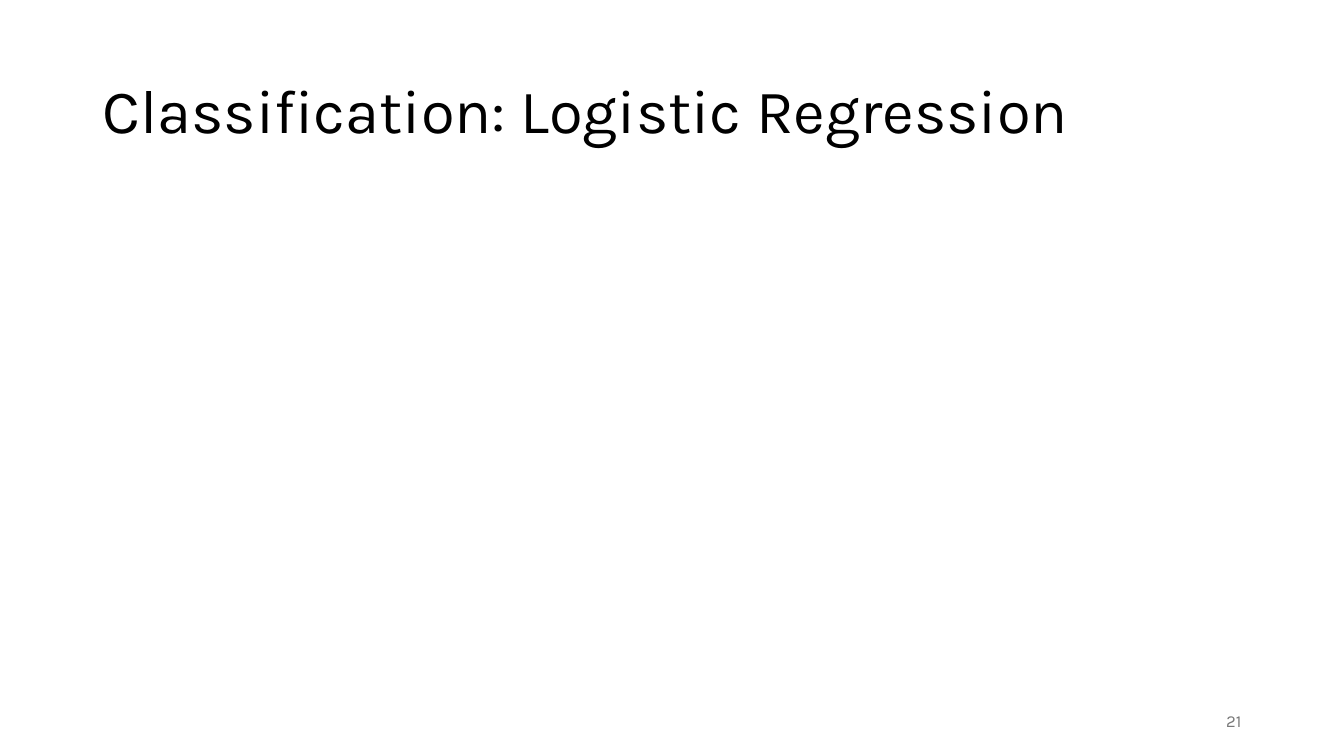
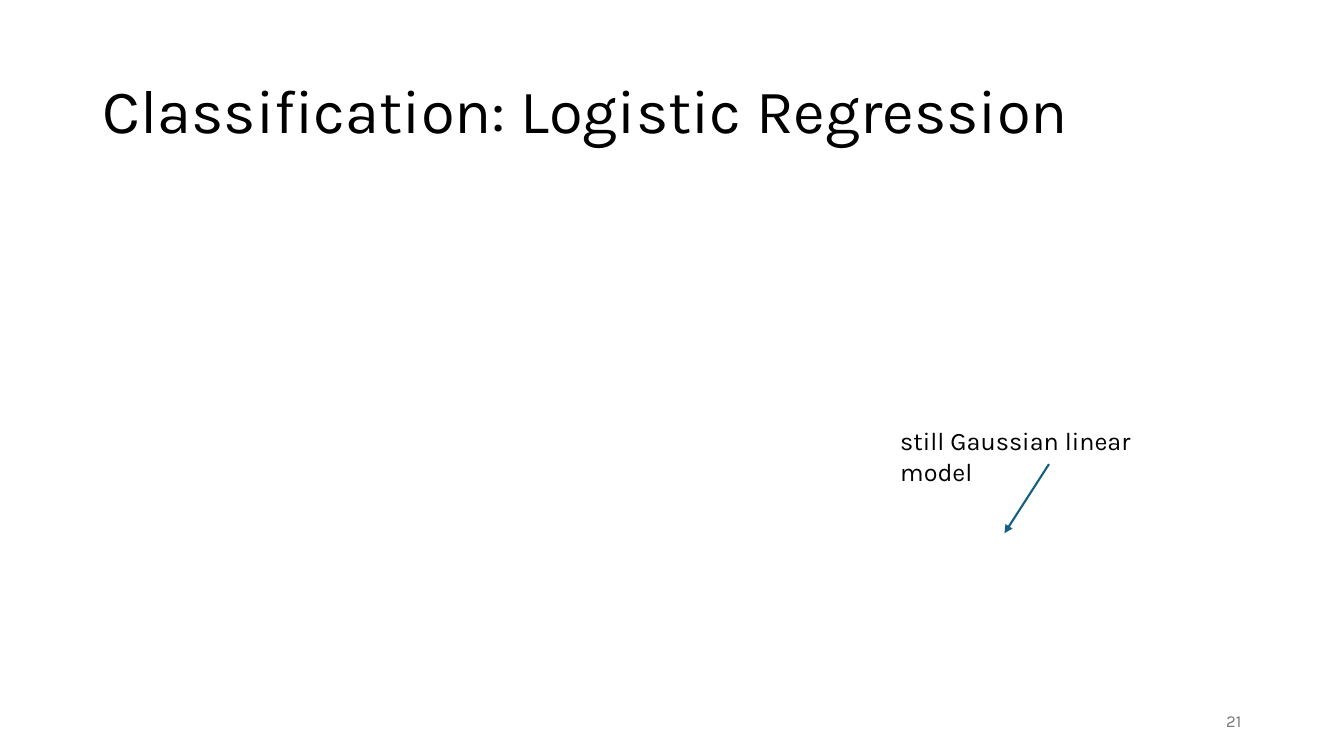
Before and after one commit to FelixWick/data_science, a slide deck: slide 21 of slides/5_supervised_learning.pptx. Drawn at 1344x756 pixels with LibreOffice and Linux fonts; fonts in the diff are those of the drawing; grey boxes stand for pictures. Boxes give left, top, right and bottom in pixels: in the first picture for what was removed or moved away, otherwise in the second. Text is boxed around its words. In the diff, an @@ line names an element or a change of style, - is before the commit and + after.

```diff
--- a/slides/5_supervised_learning.pptx
+++ b/slides/5_supervised_learning.pptx
@@ text added at (900,432,1131,482), 18 pt, text #000000 @@
+still Gaussian linear model
@@ arrow added from (1050, 464) to (1005, 533), #156082 1.5 pt @@
```
Also in this commit, not shown: 2 other slides changed, 1 other file.
